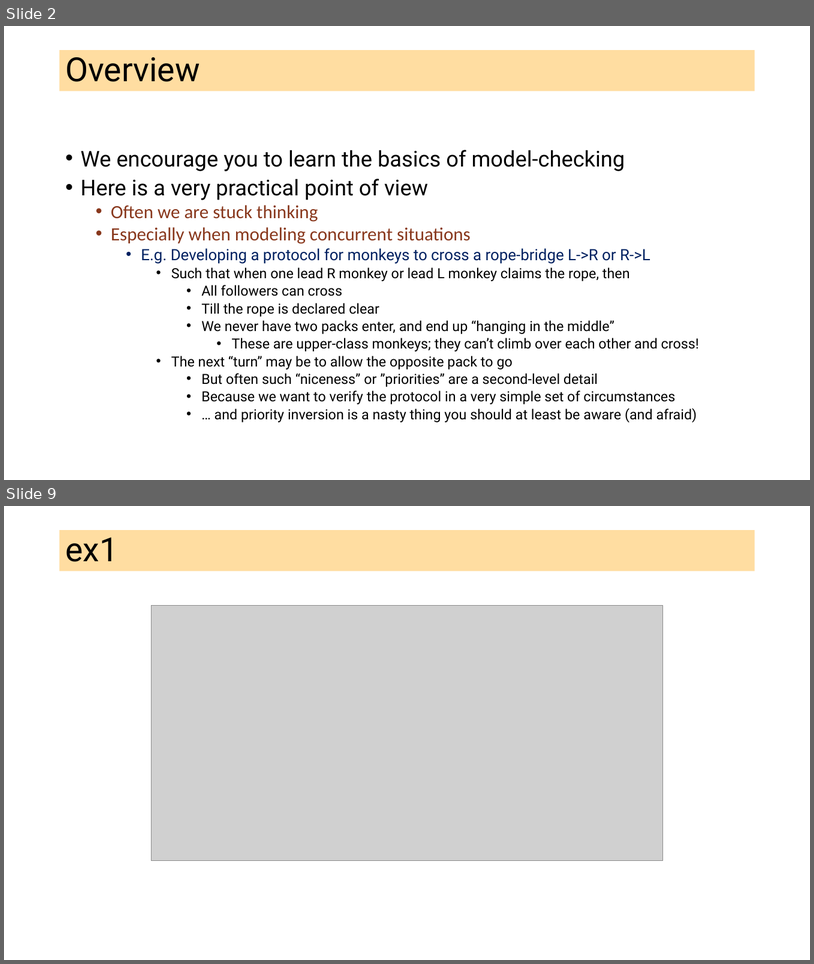
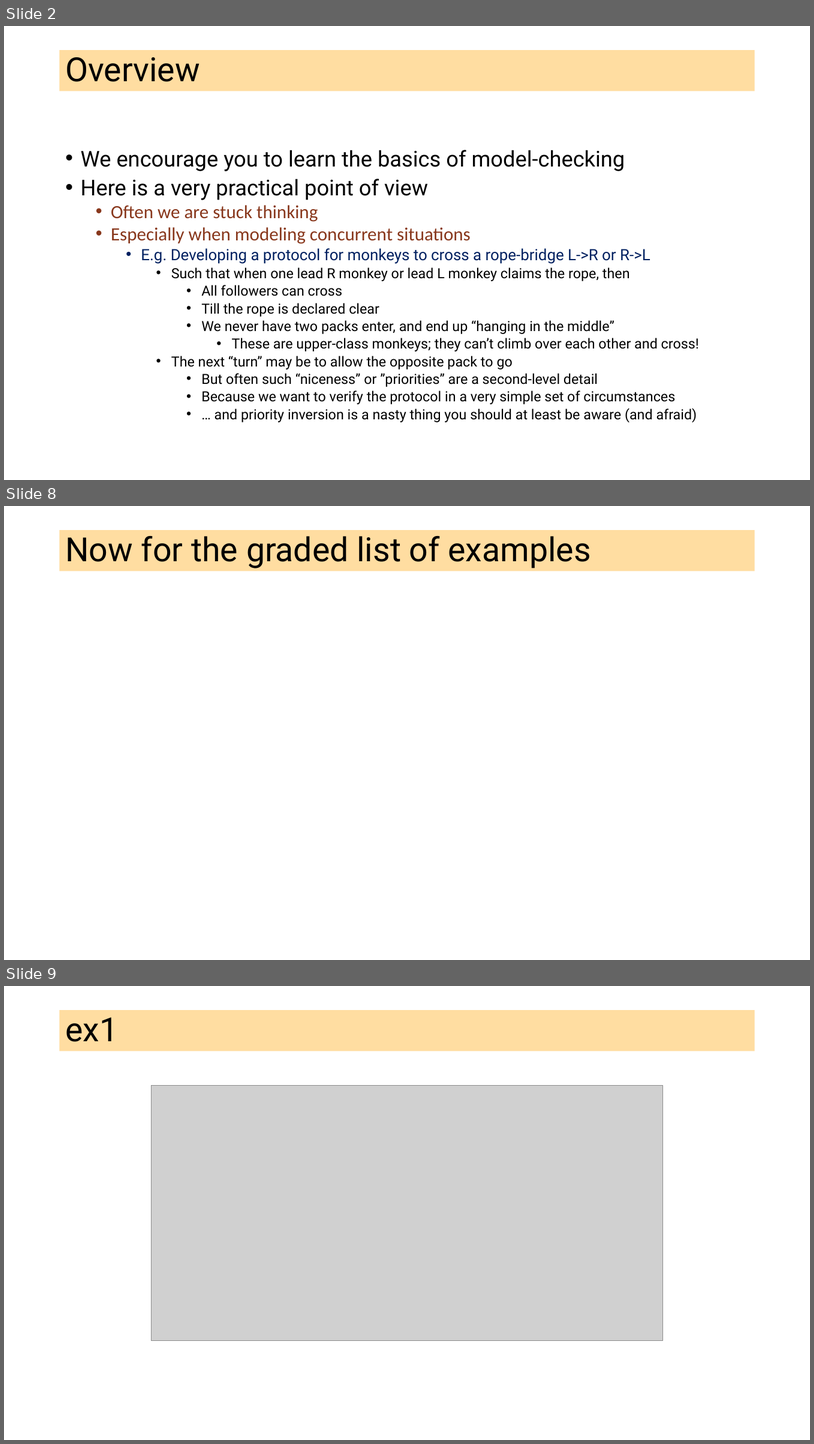
Before and after one commit to ganeshutah/cs6110s22, a slide deck: Lec3/L3.pptx. Shown one above the other, each under a label of ours: slides 2 and 9 before the commit, slides 2, 8 and 9 after it; the slides between them are not shown. The pictures are 814x964 and 814x1444 pixels, drawn with LibreOffice and Linux fonts; fonts in the diff are those of the drawing; grey boxes stand for pictures. Boxes give left, top, right and bottom in pixels: in the first picture for what was removed or moved away, otherwise in the second. Text is boxed around its words. In the diff, an @@ line names an element or a change of style, - is before the commit and + after.

```diff
--- a/Lec3/L3.pptx
+++ b/Lec3/L3.pptx
@@ slide 8 added at [4,506,810,960], background #FFFFFF @@
@@ title added at [60,530,755,571], fill #FFBD47 at 51% opacity, 39.6 pt, text #000000 @@
+Now for the graded list of examples
```
Also in this commit, not shown: 2 slides changed, 5 other slides added, 6 slides removed.
